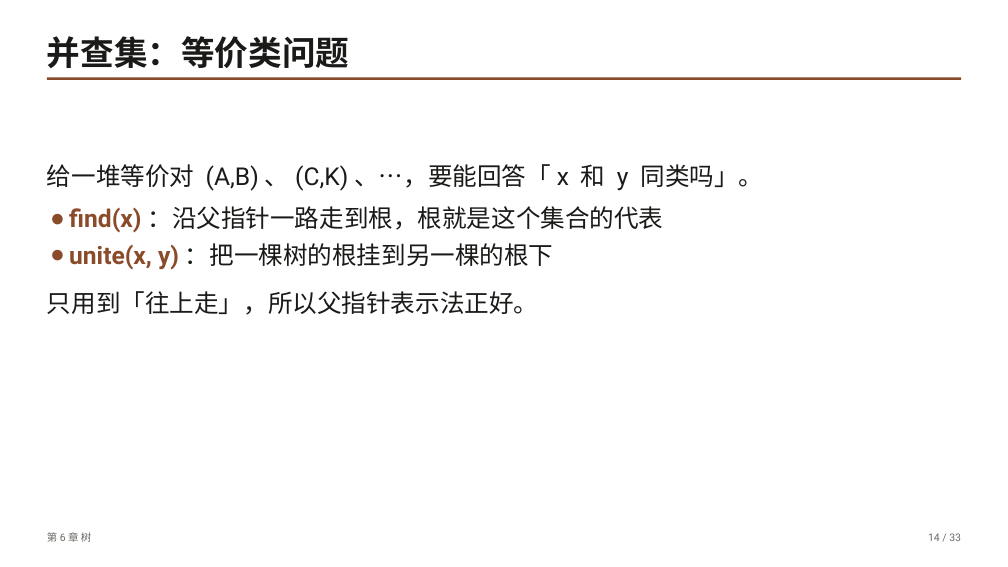
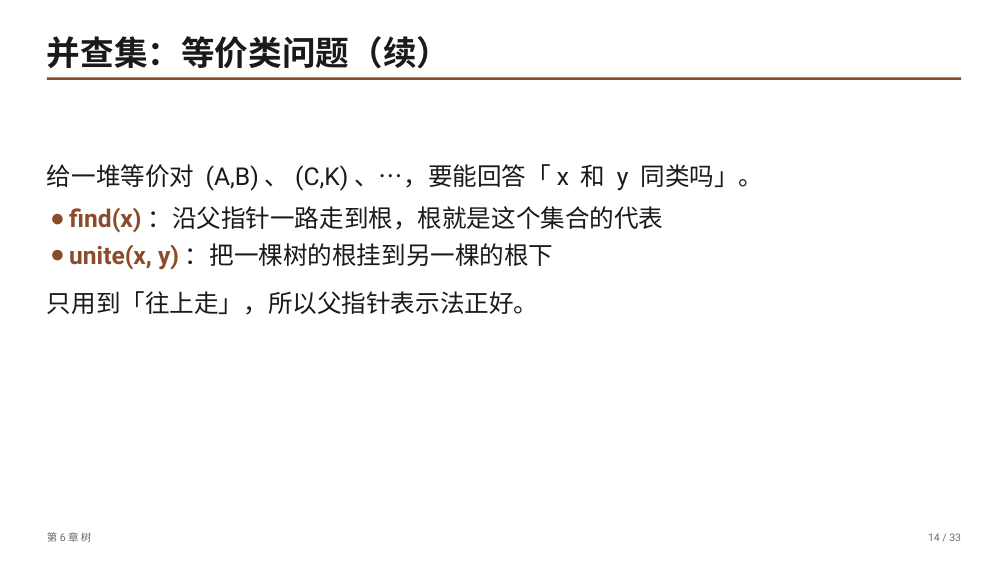
Before and after one commit to GMyhf/dsa-modernization, a slide deck: slide 14 of book/slides/pptx/ch06-tree.pptx. Drawn at 1008x567 pixels with LibreOffice and Linux fonts; fonts in the diff are those of the drawing. Boxes give left, top, right and bottom in pixels: in the first picture for what was removed or moved away, otherwise in the second. Text is boxed around its words. In the diff, an @@ line names an element or a change of style, - is before the commit and + after.

```diff
--- a/book/slides/pptx/ch06-tree.pptx
+++ b/book/slides/pptx/ch06-tree.pptx
@@ text at (47, 36, 450, 69): text changed @@
-并查集：等价类问题
+并查集：等价类问题（续）
```
Also in this commit, not shown: 1 other slide changed, 26 other files.
